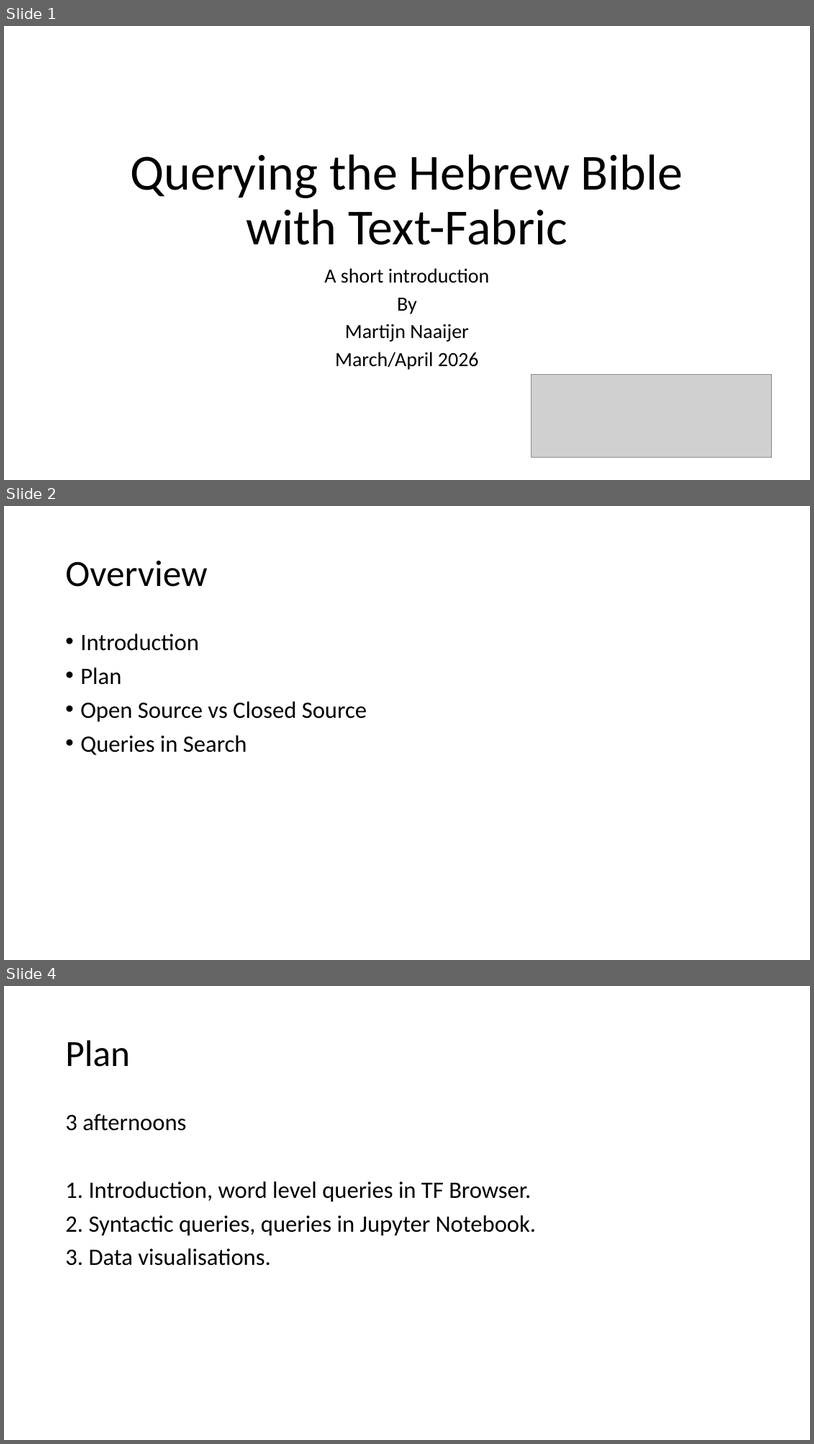
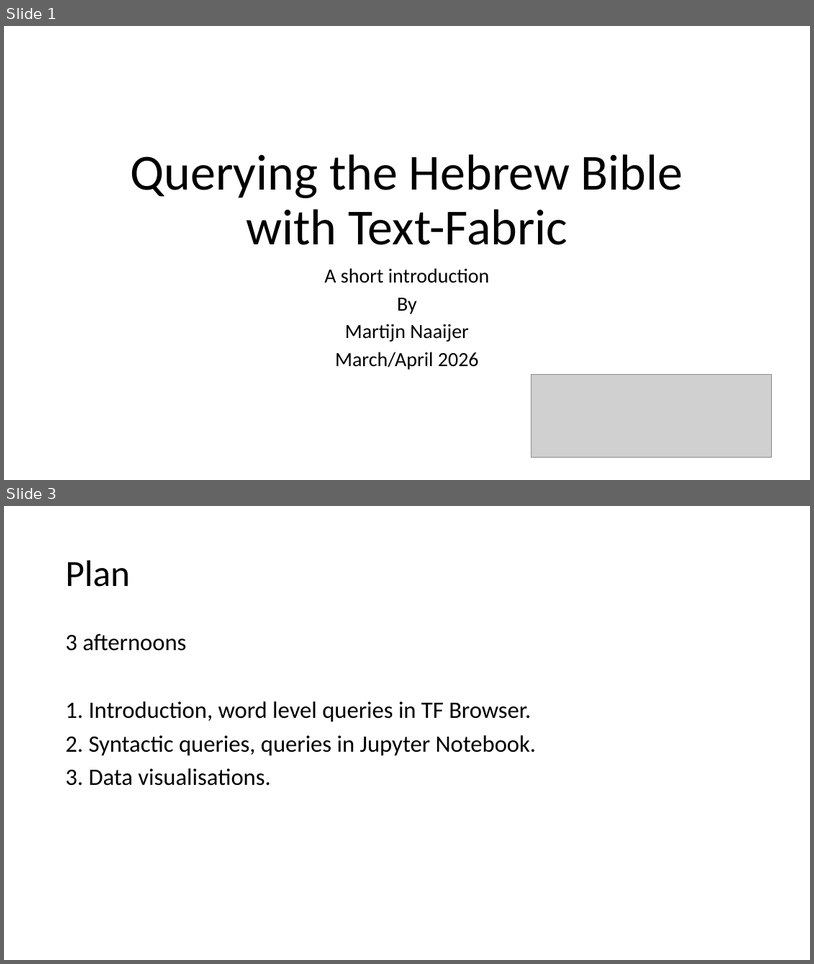
Before and after one commit to MartijnNaaijer/workshop_zurich_text_fabric, a slide deck: presentation_6_march_2026.pptx. Shown one above the other, each under a label of ours: slides 1, 2 and 4 before the commit, slides 1 and 3 after it; the slides between them are not shown. The pictures are 814x1444 and 814x964 pixels, drawn with LibreOffice and Linux fonts; fonts in the diff are those of the drawing; grey boxes stand for pictures. Boxes give left, top, right and bottom in pixels: in the first picture for what was removed or moved away, otherwise in the second. Text is boxed around its words. In the diff, an @@ line names an element or a change of style, - is before the commit and + after.

```diff
--- a/presentation_6_march_2026.pptx
+++ b/presentation_6_march_2026.pptx
@@ slide 2 removed at <box>4,506,810,960</box>, background #FFFFFF @@
@@ title removed at <box>65,560,207,587</box> @@
-Overview
@@ text removed at <box>80,633,367,755</box> @@
-• Introduction
-• Plan
-• Open Source vs Closed Source
-• Queries in Search
@@ what was slide 4 is now slide 3 @@
```
Also in this commit, not shown: 4 slides changed, 3 other files.
